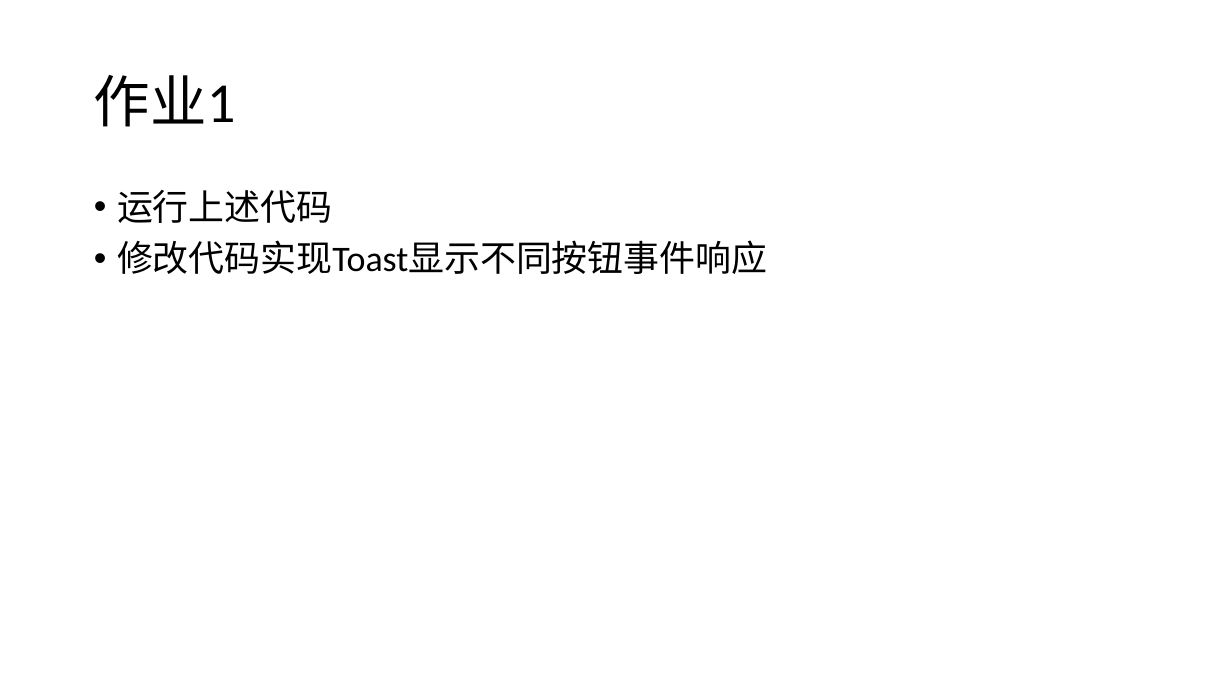
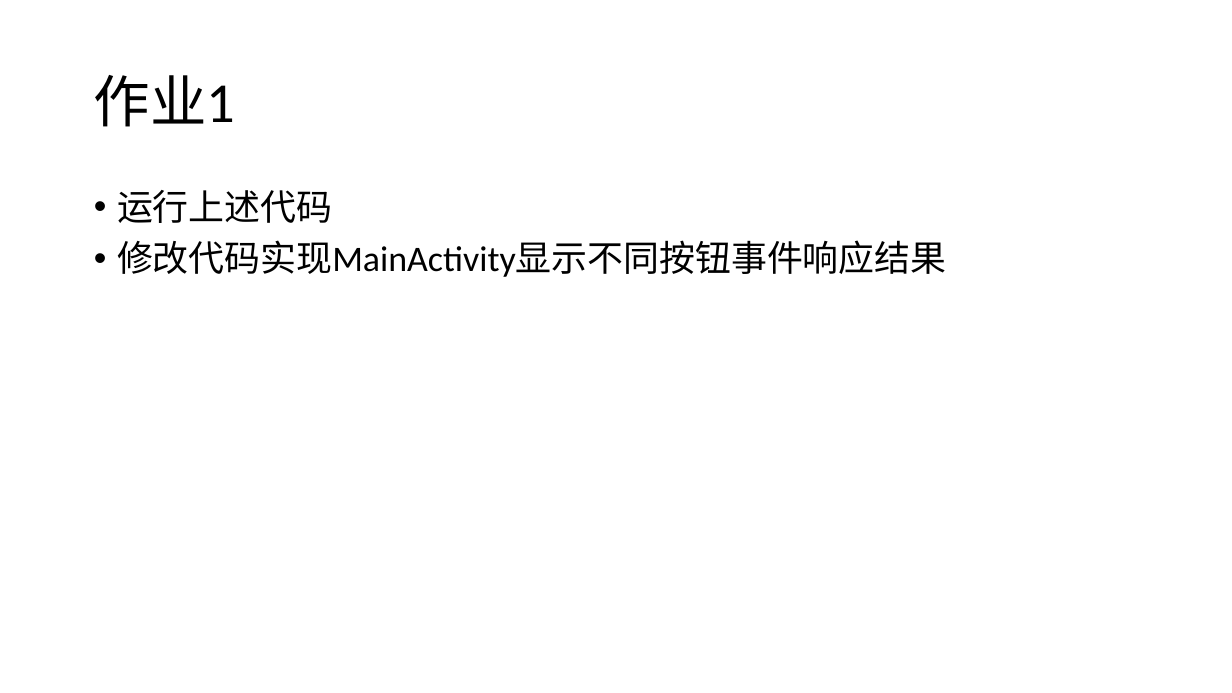
Before and after one commit to tanglw2020/android-class, a slide deck: slide 22 of android views 2.pptx. Drawn at 1232x693 pixels with LibreOffice and Linux fonts; fonts in the diff are those of the drawing. Boxes give left, top, right and bottom in pixels: in the first picture for what was removed or moved away, otherwise in the second. Text is boxed around its words. In the diff, an @@ line names an element or a change of style, - is before the commit and + after.

```diff
--- a/android views 2.pptx
+++ b/android views 2.pptx
@@ text at (117, 240, 946, 277): text changed @@
-• 修改代码实现Toast显示不同按钮事件响应
+• 修改代码实现MainActivity显示不同按钮事件响应结果
```
Also in this commit, not shown: 2 other slides changed, 2 other files.
